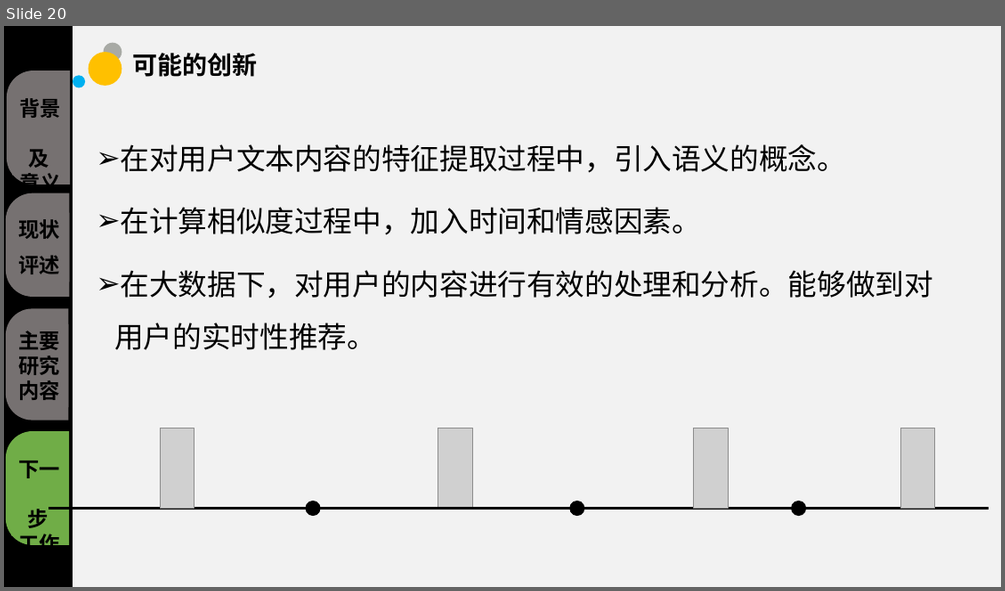
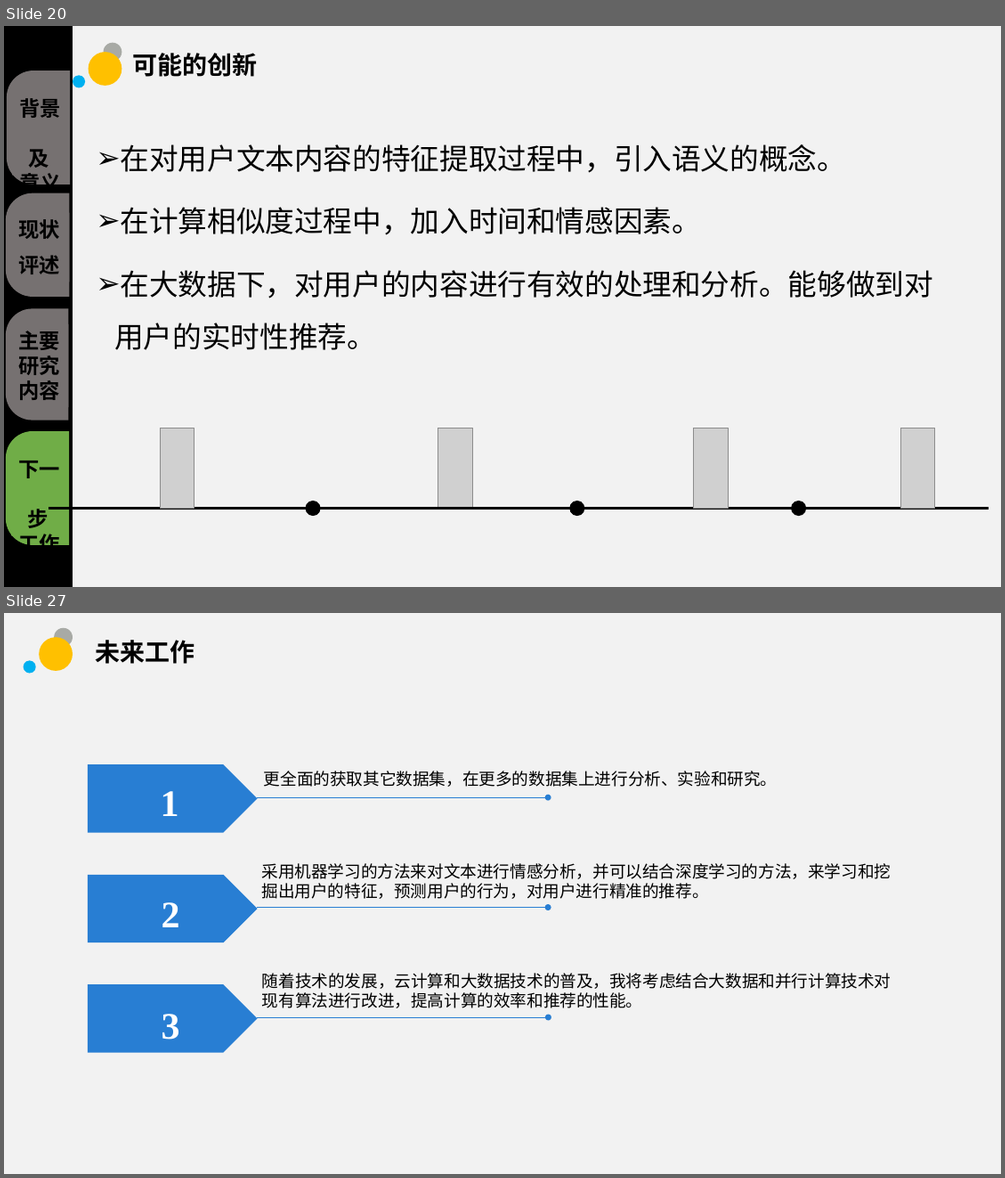
Before and after one commit to sunhongtao/Big_thesis, a slide deck: 毕业答辩/毕业答辩.pptx. Shown one above the other, each under a label of ours: slide 20 before the commit, slides 20 and 27 after it; the slides between them are not shown. The pictures are 1005x591 and 1005x1178 pixels, drawn with LibreOffice and Linux fonts; fonts in the diff are those of the drawing; grey boxes stand for pictures; background and template pictures are left out. Boxes give left, top, right and bottom in pixels: in the first picture for what was removed or moved away, otherwise in the second. Text is boxed around its words. In the diff, an @@ line names an element or a change of style, - is before the commit and + after.

```diff
--- a/毕业答辩/毕业答辩.pptx
+++ b/毕业答辩/毕业答辩.pptx
@@ slide 27 added at (4,613,1001,1174), background #F2F2F2 @@
@@ ellipse added at (39,637,73,671), fill #FFC000 @@
@@ ellipse added at (54,628,73,647), fill #A8AAA5 @@
@@ ellipse added at (24,661,36,674), fill #00B0F0 @@
@@ title added at (95,640,194,664), 24 pt, text #000000, bold @@
+未来工作
@@ pentagon arrow added at (88,765,258,833), fill #287ED3 @@
@@ text added at (264,771,777,787), 16 pt, text #000000 @@
+更全面的获取其它数据集，在更多的数据集上进行分析、实验和研究。
@@ text added at (161,791,179,816), 36 pt, text #FFFFFF, bold @@
+1
@@ arrow added from (257, 798) to (549, 798), #287ED3 0.5 pt @@
@@ pentagon arrow added at (88,875,258,943), fill #287ED3 @@
@@ text added at (262,863,891,899), 16 pt, text #000000 @@
+采用机器学习的方法来对文本进行情感分析，并可以结合深度学习的方法，来学习和挖掘出用户的特征，预测用户的行为，对用户进行精准的推荐。
@@ text added at (162,902,180,927), 36 pt, text #FFFFFF, bold @@
+2
@@ arrow added from (257, 907) to (549, 907), #287ED3 0.5 pt @@
@@ pentagon arrow added at (88,985,258,1053), fill #287ED3 @@
@@ text added at (262,973,891,1008), 16 pt, text #000000 @@
+随着技术的发展，云计算和大数据技术的普及，我将考虑结合大数据和并行计算技术对现有算法进行改进，提高计算的效率和推荐的性能。
@@ text added at (162,1013,180,1039), 36 pt, text #FFFFFF, bold @@
+3
@@ arrow added from (257, 1018) to (549, 1018), #287ED3 0.5 pt @@
```
Also in this commit, not shown: 4 slides changed, 5 other slides added, 1 slide removed, 2 other files.
